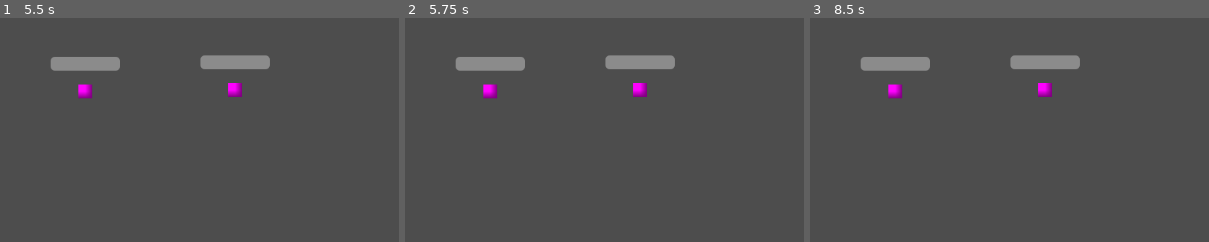
Above: before the commit, frames 1-3 (left to right).
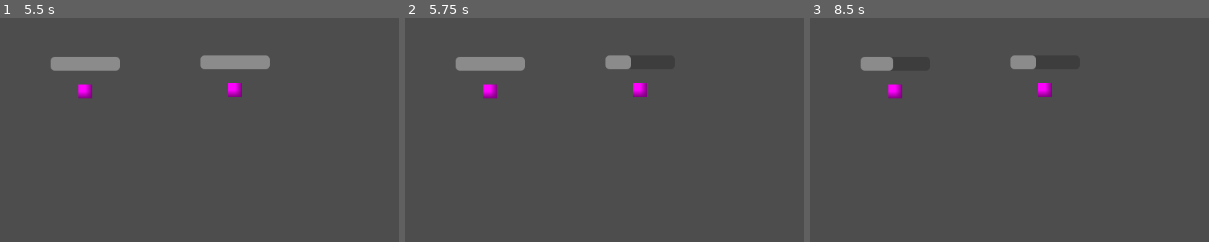
Above: after the commit, the same moments.

Repository: soapod/ff12combatdemo
Game: Godot game, scene res://scenes/BattleScene.tscn
Two runs of this game, one before a commit and one after it. Both use one fixed random seed, a clock stepped at 60 frames per second and the inputs below.
Inputs:
- Up to frame 1 (5.5 s): tap Enter at 0.5, 2, 3.5 s; tap Space at 1.25, 2.75, 4.25 s
- Up to frame 2 (5.75 s): no input
- Up to frame 3 (8.5 s): no input
The pictures show only the part of the screen within x 0-50%, y 0-50%; the shares and areas given below are measured in that part.

Frame 1 is identical in both runs. In frame 2, 0.7% of the frame differs, in the area x 56-68%, y 16-23%; in frame 3, 1.3%, in the area x 20-68%, y 16-24%.
Error before the commit: Parse Error: Could not resolve super class inheritance from "CombatEntity". (res://scripts/PlayerCharacter.gd:1)

Commit message:
6-5-25 1831
updated indenting, switched enemy weapon to claws

Diff:
--- a/scripts/CombatEntity.gd
+++ b/scripts/CombatEntity.gd
@@ -73,33 +73,34 @@
 	if weapon == null or not target.is_alive:
 		return
 
-        var combo_count = 1
+	var combo_count = 1
 
-        while true:
-                var weapon_power = weapon.power
-                var base = (weapon_power * (stats.get(Stat.STRENGTH, 10) + level)) / 2.0
-                var variance = randf_range(1.0, 1.125)
-                var damage = base * variance
+	while true:
+		var weapon_power = weapon.power
+		var base = (weapon_power * (stats.get(Stat.STRENGTH, 10) + level)) / 2.0
+		var variance = randf_range(1.0, 1.125)
+		var damage = base * variance
 
 		# Critical hit check
 		var is_crit = false
-                if randf() < weapon.crit_chance:
-                        damage *= weapon.crit_multiplier
-                        is_crit = true
+		if randf() < weapon.crit_chance:
+			damage *= weapon.crit_multiplier
+			is_crit = true
 
-                target.take_damage(damage)
+		target.take_damage(damage)
 
-                var msg := "%s attacks %s with %s for %d damage! (combo x%d" % [
-                        display_name, target.display_name, weapon.name,
-                        int(damage), combo_count]
-                if is_crit:
-                        msg += ", critical"
-                msg += ")"
-                print(msg)
+		# print attack information to the console
+		var msg := "%s attacks %s with %s for %d damage! (combo x%d" % [
+		display_name, target.display_name, weapon.name,
+		int(damage), combo_count]
+		if is_crit:
+			msg += ", critical"
+		msg += ")"
+		print(msg)
 
 
-                if not target.is_alive:
-                        break
+		if not target.is_alive:
+			break
 
 		# Combo continuation check
 		# Random chance to keep attacking with the same weapon
--- a/scripts/Enemy.gd
+++ b/scripts/Enemy.gd
@@ -22,7 +22,7 @@
 		}
 
 	# Equip a weapon (adjust per enemy)
-	weapon = preload("res://data/Weapon_Broadsword.tres")
+	weapon = preload("res://data/Weapon_Claws.tres")
 	armor = null
 	accessory = null
 
